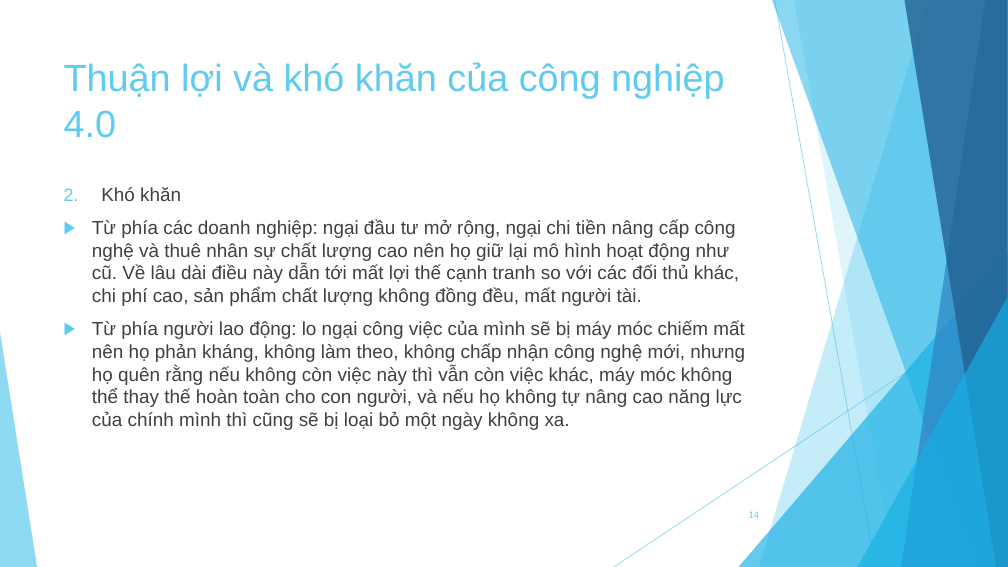
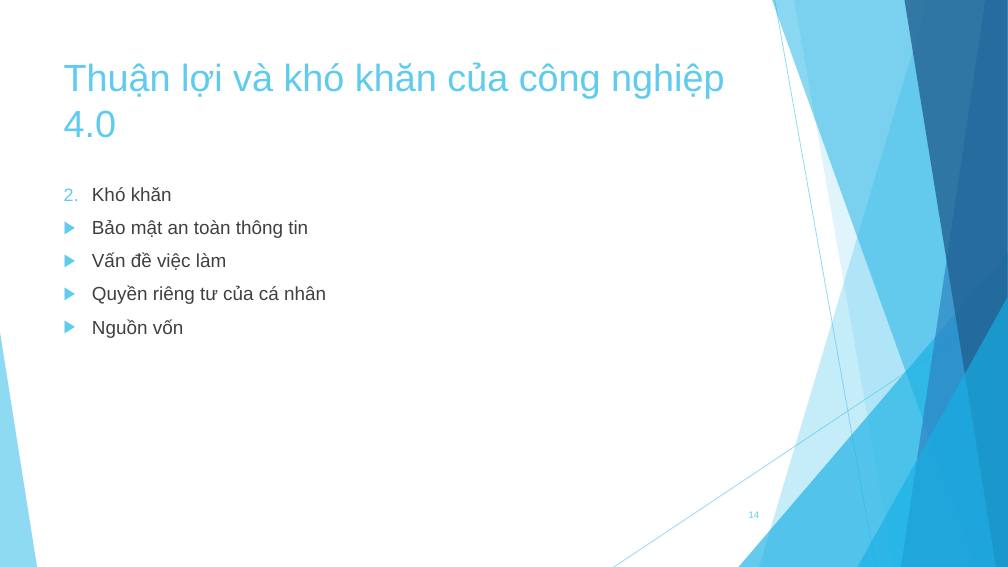
Before and after one commit to knst18ck2/KNST, a slide deck: slide 14 of Báo cáo.pptx. Drawn at 1008x567 pixels with LibreOffice and Linux fonts; fonts in the diff are those of the drawing. Boxes give left, top, right and bottom in pixels: in the first picture for what was removed or moved away, otherwise in the second. Text is boxed around its words. In the diff, an @@ line names an element or a change of style, - is before the commit and + after.

Commit message:
update kho khan

```diff
--- a/Báo cáo.pptx
+++ b/Báo cáo.pptx
@@ text at box(92, 187, 172, 201): indent changed @@
@@ text at box(92, 220, 326, 338): text changed @@
-▶ Từ phía các doanh nghiệp: ngại đầu tư mở rộng, ngại chi tiền nâng cấp công nghệ và thuê nhân sự chất lượng cao nên họ giữ lại mô hình hoạt động như cũ. Về lâu dài điều này dẫn tới mất lợi thế cạnh tranh so với các đối thủ khác, chi phí cao, sản phẩm chất lượng không đồng đều, mất người tài.
-▶ Từ phía người lao động: lo ngại công việc của mình sẽ bị máy móc chiếm mất nên họ phản kháng, không làm theo, không chấp nhận công nghệ mới, nhưng họ quên rằng nếu không còn việc này thì vẫn còn việc khác, máy móc không thể thay thế hoàn toàn cho con người, và nếu họ không tự nâng cao năng lực của chính mình thì cũng sẽ bị loại bỏ một ngày không xa.
+▶ Bảo mật an toàn thông tin
+▶ Vấn đề việc làm
+▶ Quyền riêng tư của cá nhân
+▶ Nguồn vốn
```
